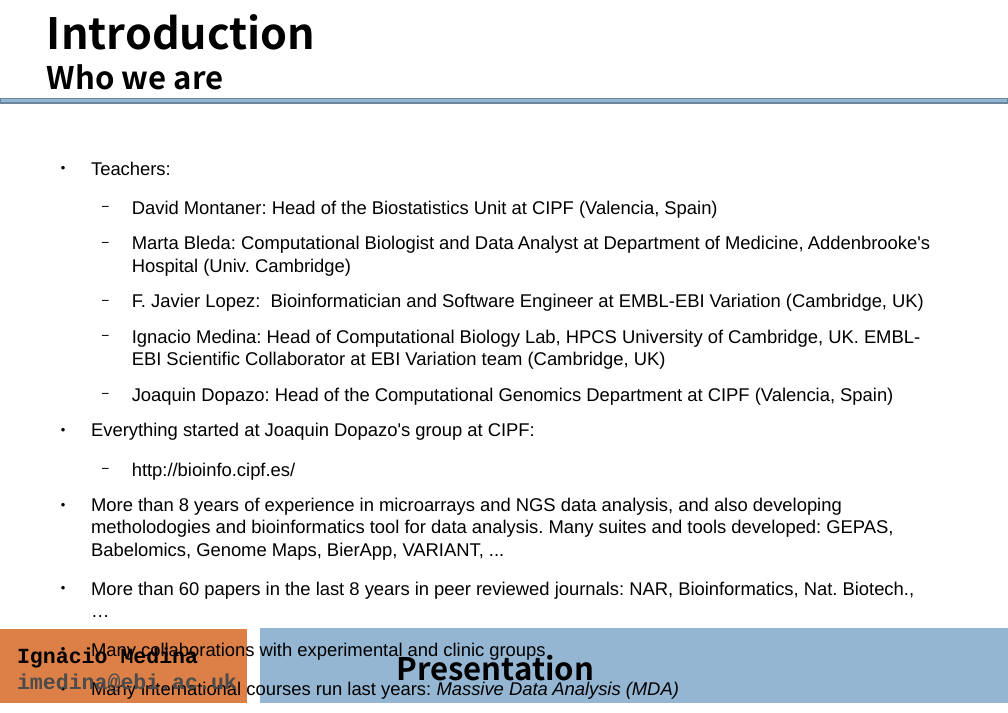
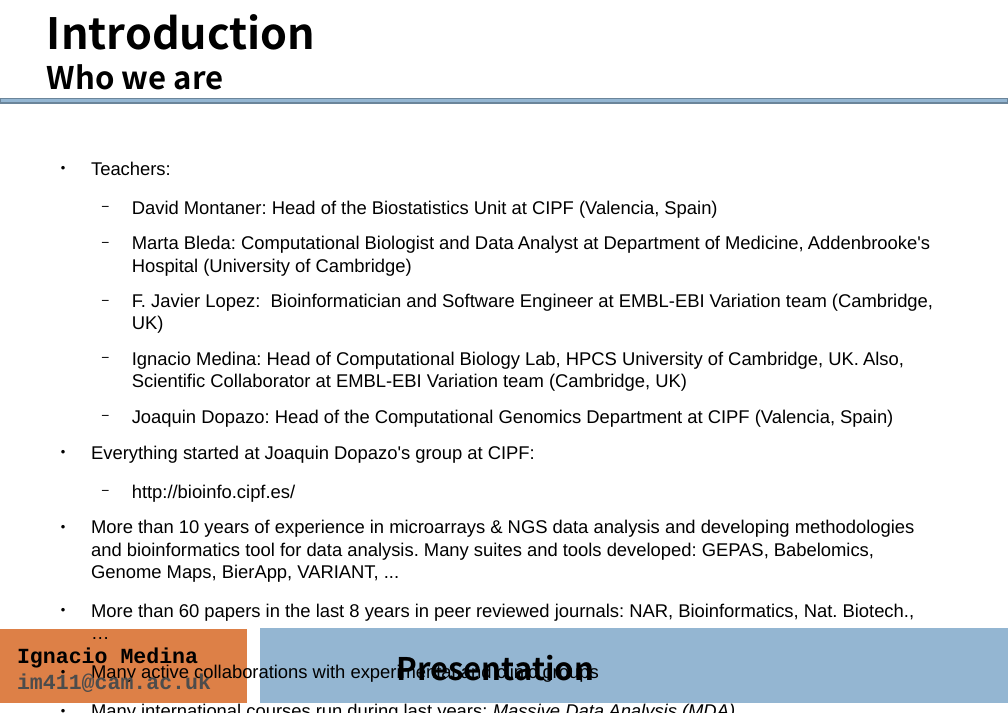
Before and after one commit to ngs-course/ngs-course.github.io, a slide deck: slide 3 of Course_Materials/presentation/presentation_mda15.odp. Drawn at 1008x713 pixels with LibreOffice and Linux fonts; fonts in the diff are those of the drawing. Boxes give left, top, right and bottom in pixels: in the first picture for what was removed or moved away, otherwise in the second. Text is boxed around its words. In the diff, an @@ line names an element or a change of style, - is before the commit and + after.

```diff
--- a/Course_Materials/presentation/presentation_mda15.odp
+++ b/Course_Materials/presentation/presentation_mda15.odp
@@ text at (132,235,933,391): text changed @@
-  − Marta Bleda: Computational Biologist and Data Analyst at Department of Medicine, Addenbrooke's Hospital (Univ. Cambridge)
-  − F. Javier Lopez: Bioinformatician and Software Engineer at EMBL-EBI Variation (Cambridge, UK)
-  − Ignacio Medina: Head of Computational Biology Lab, HPCS University of Cambridge, UK. EMBL-EBI Scientific Collaborator at EBI Variation team (Cambridge, UK)
+  − Marta Bleda: Computational Biologist and Data Analyst at Department of Medicine, Addenbrooke's Hospital (University of Cambridge)
+  − F. Javier Lopez: Bioinformatician and Software Engineer at EMBL-EBI Variation team (Cambridge, UK)
+  − Ignacio Medina: Head of Computational Biology Lab, HPCS University of Cambridge, UK. Also, Scientific Collaborator at EMBL-EBI Variation team (Cambridge, UK)
@@ text at (91,519,915,582): text changed @@
-● More than 8 years of experience in microarrays and NGS data analysis, and also developing metholodogies and bioinformatics tool for data analysis. Many suites and tools developed: GEPAS, Babelomics, Genome Maps, BierApp, VARIANT, ...
+● More than 10 years of experience in microarrays & NGS data analysis and developing methodologies and bioinformatics tool for data analysis. Many suites and tools developed: GEPAS, Babelomics, Genome Maps, BierApp, VARIANT, ...
@@ text at (17,674,211,692): text changed @@
-imedina@ebi.ac.uk
+im411@cam.ac.uk
@@ text at (91,664,599,683): text changed @@
-● Many collaborations with experimental and clinic groups
-● Many international courses run last years: Massive Data Analysis (MDA)
+● Many active collaborations with experimental and clinic groups
+● Many international courses run during last years: Massive Data Analysis (MDA)
```
Also in this commit, not shown: 11 other slides changed, 1 other file.
